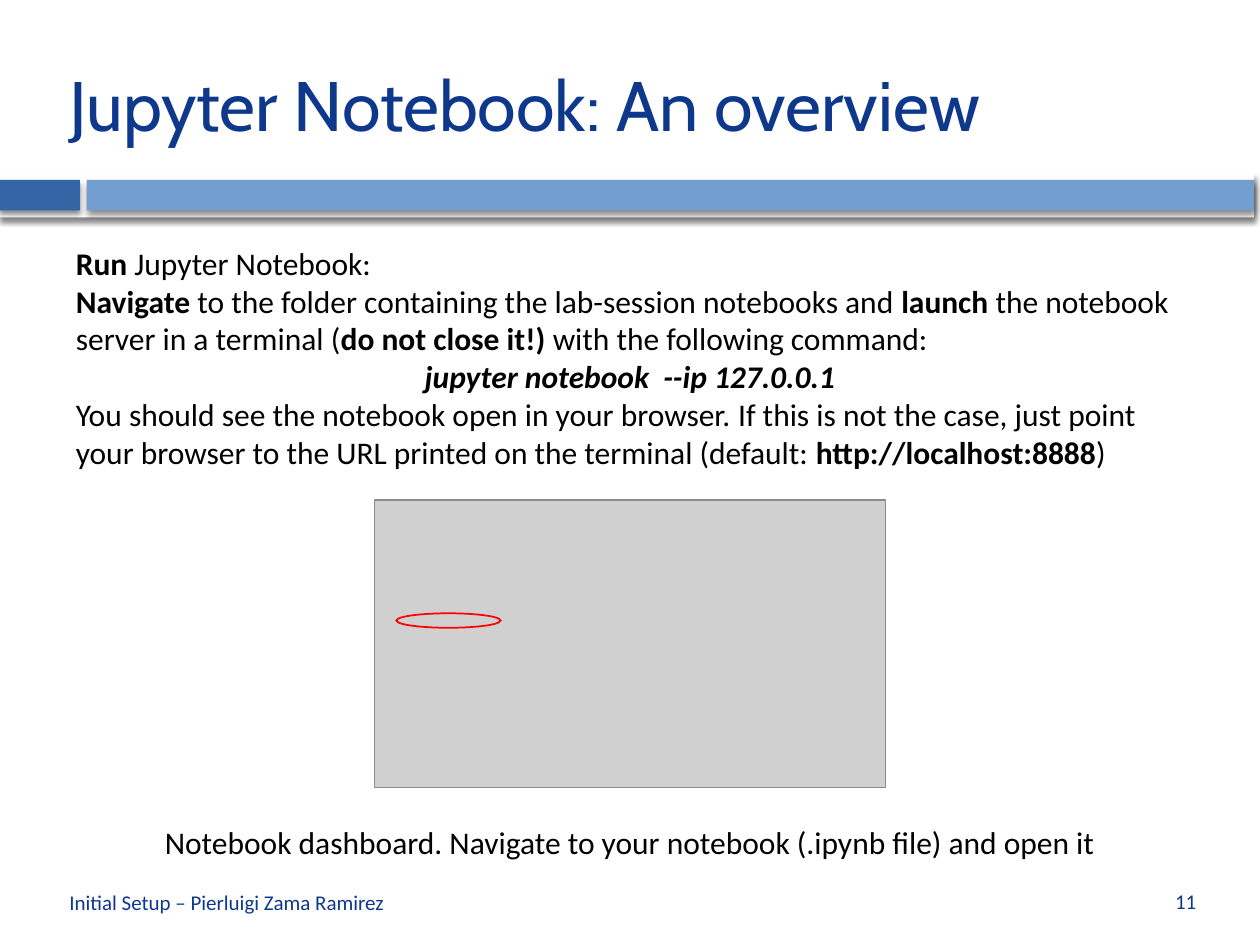
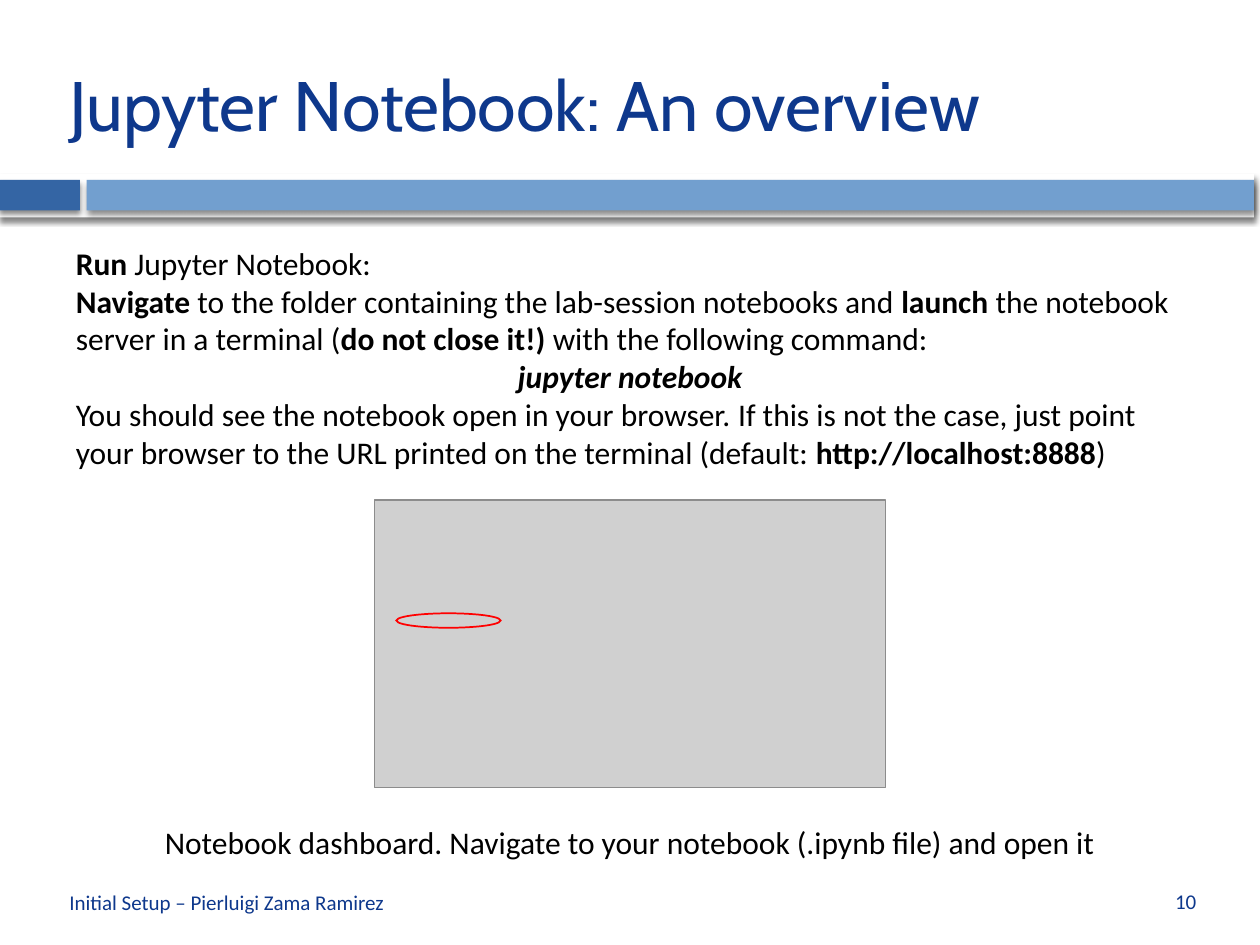
Before and after one commit to CVLAB-Unibo/ComputerVisionImageProcessing-LabSessions, a slide deck: slide 10 of LabSession0 - Initial Setup.pptx (slide 11 before the commit). Drawn at 1260x945 pixels with LibreOffice and Linux fonts; fonts in the diff are those of the drawing; grey boxes stand for pictures; background and template pictures are left out. Boxes give left, top, right and bottom in pixels: in the first picture for what was removed or moved away, otherwise in the second. Text is boxed around its words. In the diff, an @@ line names an element or a change of style, - is before the commit and + after.

```diff
--- a/LabSession0 - Initial Setup.pptx
+++ b/LabSession0 - Initial Setup.pptx
@@ text at (x1=518, y1=366, x2=742, y2=393): text changed @@
-jupyter notebook --ip 127.0.0.1
+jupyter notebook
@@ page number at (x1=1175, y1=895, x2=1196, y2=909): text changed @@
-11
+10
```
Also in this commit, not shown: 4 other slides changed, 1 slide removed, 6 other files.
